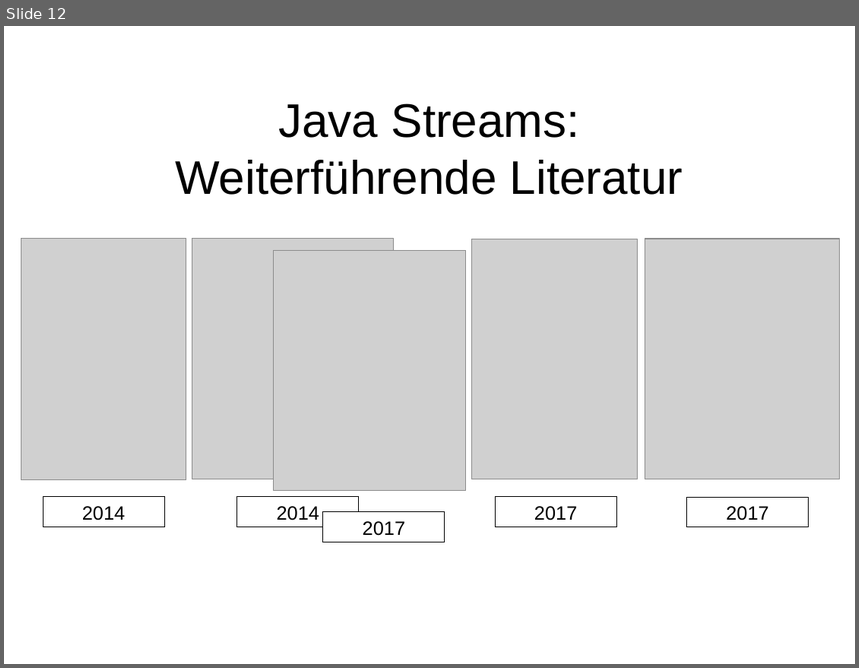
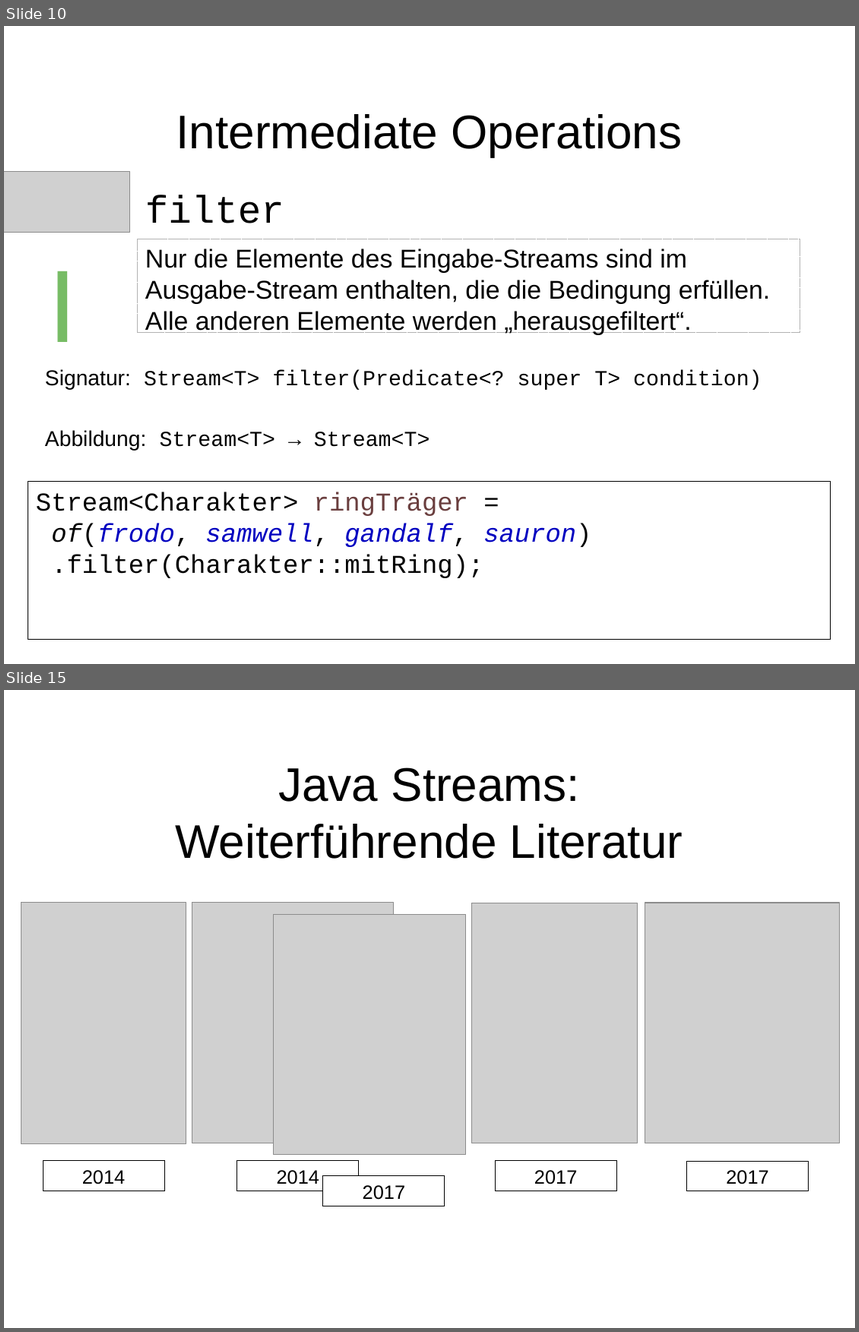
Before and after one commit to dlindner/vorlesung-se2-dhbw, a slide deck: added_2020/Java Streams API.odp. Shown one above the other, each under a label of ours: slide 12 before the commit, slides 10 and 15 after it; the slides between them are not shown. The pictures are 859x668 and 859x1332 pixels, drawn with LibreOffice and Linux fonts; fonts in the diff are those of the drawing; grey boxes stand for pictures; background and template pictures are left out. Boxes give left, top, right and bottom in pixels: in the first picture for what was removed or moved away, otherwise in the second. Text is boxed around its words. In the diff, an @@ line names an element or a change of style, - is before the commit and + after.

Commit message:
Intermediate Operations

```diff
--- a/added_2020/Java Streams API.odp
+++ b/added_2020/Java Streams API.odp
@@ slide 10 added at [4, 26, 855, 664], background picture (left out) @@
@@ title added at [177, 114, 683, 157], 44 pt, text #000000 @@
+Intermediate Operations
@@ picture added at [4, 172, 130, 233] @@
@@ text added at [145, 195, 284, 224], 36 pt, text #000000 @@
+filter
@@ rectangle added at [138, 240, 800, 332], outline #B2B2B2 0 pt dashed, 24 pt, text #000000 @@
+Nur die Elemente des Eingabe-Streams sind im Ausgabe-Stream enthalten, die die Bedingung erfüllen.
+Alle anderen Elemente werden „herausgefiltert“.
@@ text added at [48, 271, 77, 342], 96 pt, text #77BC65 @@
+I
@@ text added at [45, 370, 762, 390], 20 pt, text #000000 @@
+Signatur: Stream<T> filter(Predicate<? super T> condition)
@@ text added at [45, 430, 430, 451], 20 pt, text #000000 @@
+Abbildung: Stream<T> → Stream<T>
@@ rectangle added at [28, 483, 830, 641], fill #FFFFFF, outline #000000 0 pt, 24 pt, text #000000 @@
+Stream<Charakter> ringTräger =
+of(frodo, samwell, gandalf, sauron)
+.filter(Charakter::mitRing);
@@ what was slide 12 is now slide 15 @@
```
Also in this commit, not shown: 2 slides changed, 3 other slides added, 1 slide removed.
